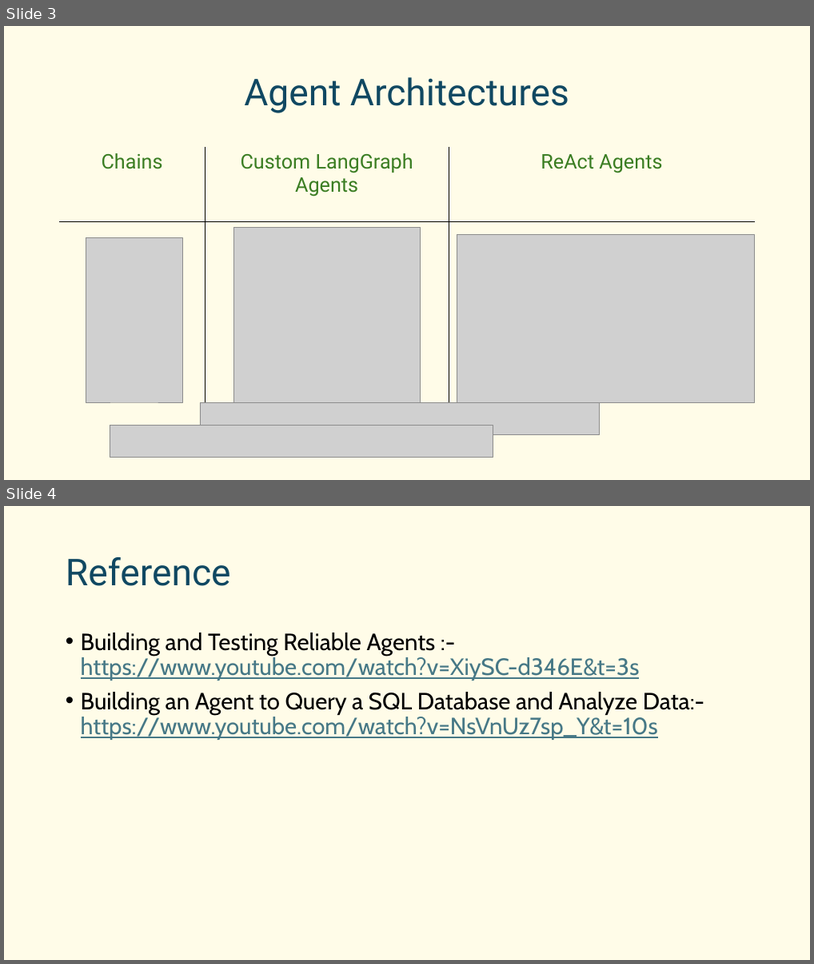
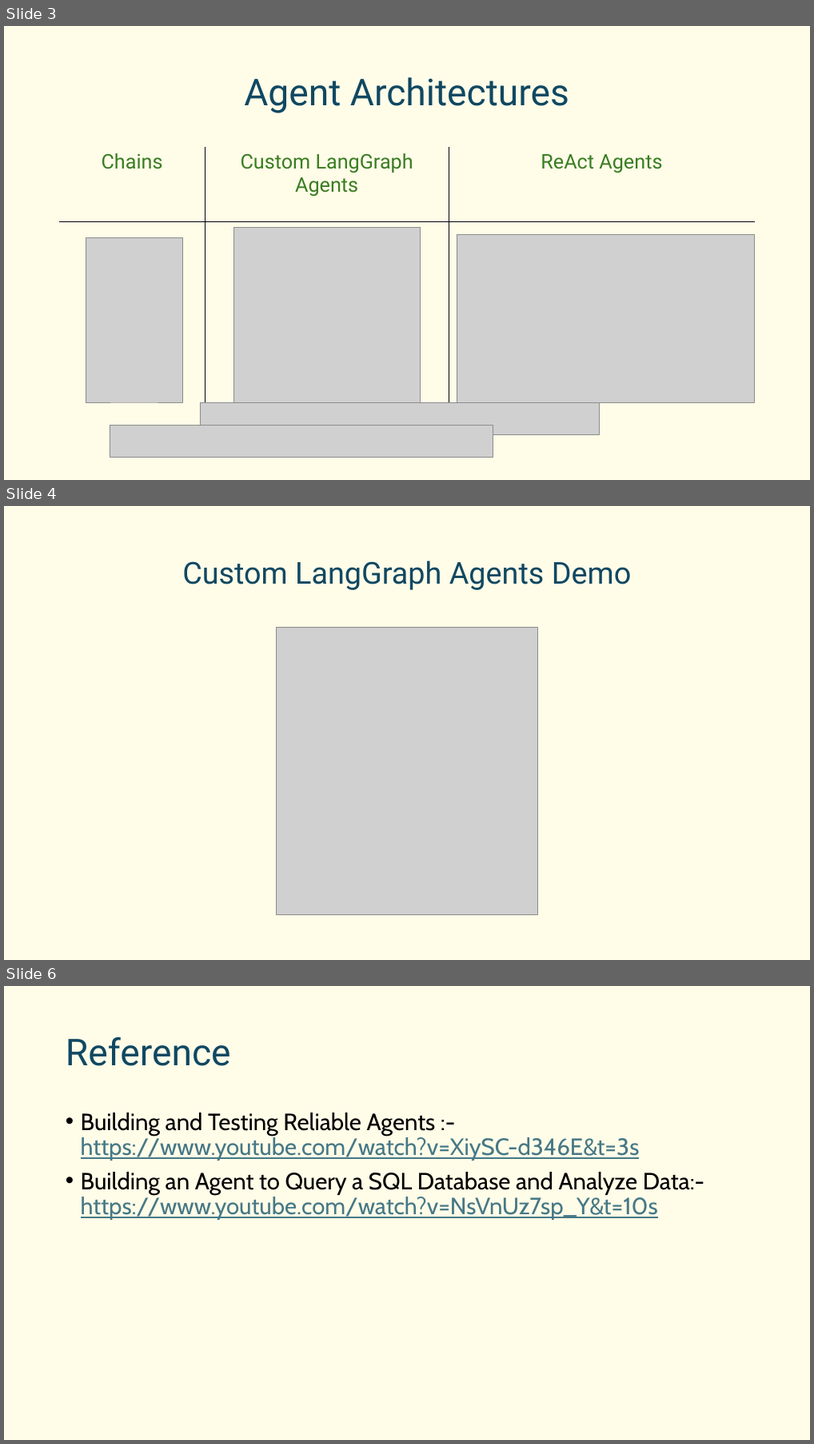
Before and after one commit to sudheera-94/ai_with_langchain, a slide deck: 02. Langchain Agents/Langchain Agents.pptx. Shown one above the other, each under a label of ours: slides 3 and 4 before the commit, slides 3, 4 and 6 after it; the slides between them are not shown. The pictures are 814x964 and 814x1444 pixels, drawn with LibreOffice and Linux fonts; fonts in the diff are those of the drawing; grey boxes stand for pictures. Boxes give left, top, right and bottom in pixels: in the first picture for what was removed or moved away, otherwise in the second. Text is boxed around its words. In the diff, an @@ line names an element or a change of style, - is before the commit and + after.

Commit message:
Added agent diagrams to the presentation

```diff
--- a/02. Langchain Agents/Langchain Agents.pptx
+++ b/02. Langchain Agents/Langchain Agents.pptx
@@ slide 4 added at (4,506,810,960), background #FFFCE8 @@
@@ title added at (182,560,631,590), 36 pt, text #104862 @@
+Custom LangGraph Agents Demo
@@ picture added at (277,627,538,915) @@
@@ what was slide 4 is now slide 6 @@
```
Also in this commit, not shown: 1 other slide added.
